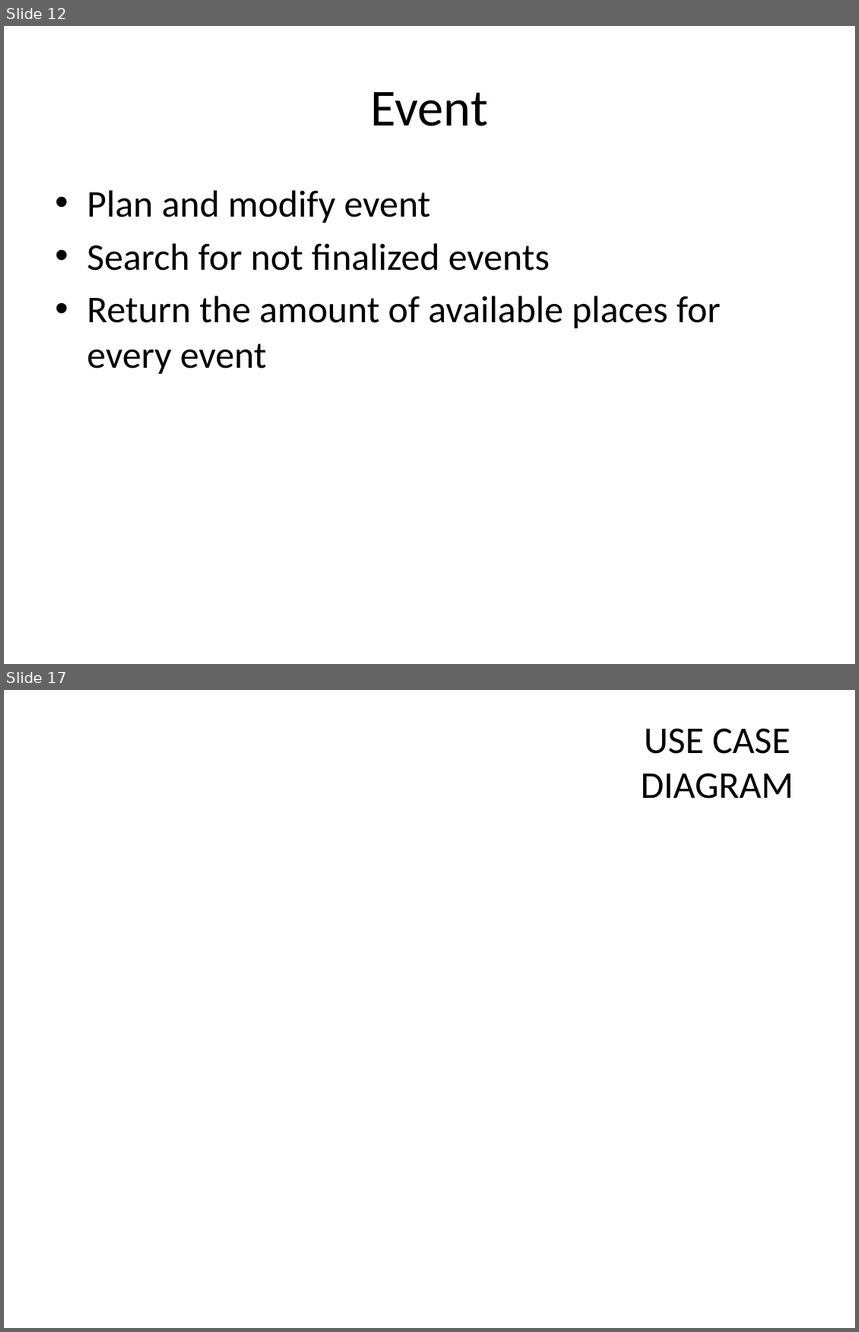
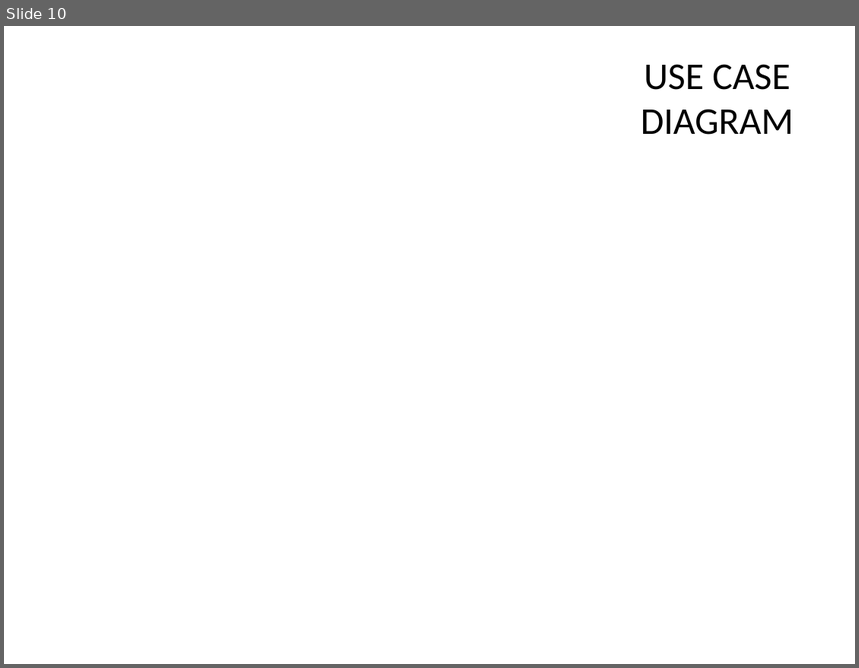
Before and after one commit to 11michi11/SEP1, a slide deck: Appendixes/FinalAnalysis.pptx. Shown one above the other, each under a label of ours: slides 12 and 17 before the commit, slide 10 after it; the slides between them are not shown. The pictures are 859x1332 and 859x668 pixels, drawn with LibreOffice and Linux fonts; fonts in the diff are those of the drawing; background and template pictures are left out. Boxes give left, top, right and bottom in pixels: in the first picture for what was removed or moved away, otherwise in the second. Text is boxed around its words. In the diff, an @@ line names an element or a change of style, - is before the commit and + after.

```diff
--- a/Appendixes/FinalAnalysis.pptx
+++ b/Appendixes/FinalAnalysis.pptx
@@ slide 12 removed at box(4, 26, 855, 664), background #FFFFFF @@
@@ title removed at box(371, 92, 488, 126) @@
-Event
@@ text removed at box(87, 190, 721, 374) @@
-• Plan and modify event
-• Search for not finalized events
-• Return the amount of available places for every event
@@ what was slide 17 is now slide 10 @@
```
Also in this commit, not shown: 2 slides changed, 6 other slides removed, 2 other files.
